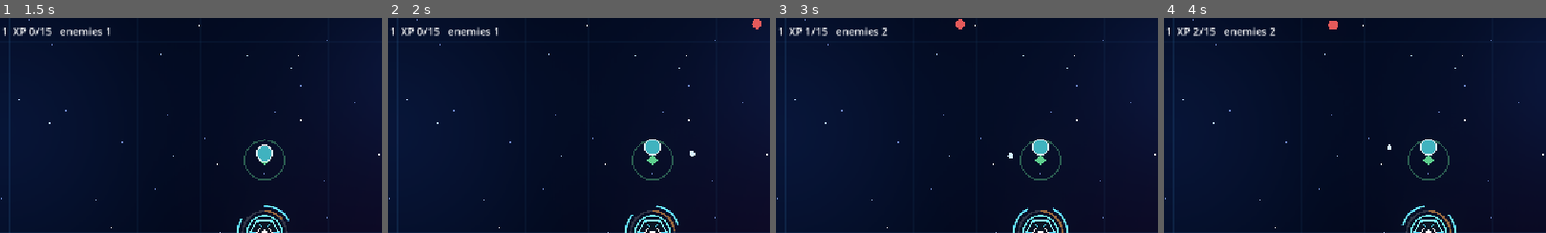
Above: before the commit, frames 1-4 (left to right).
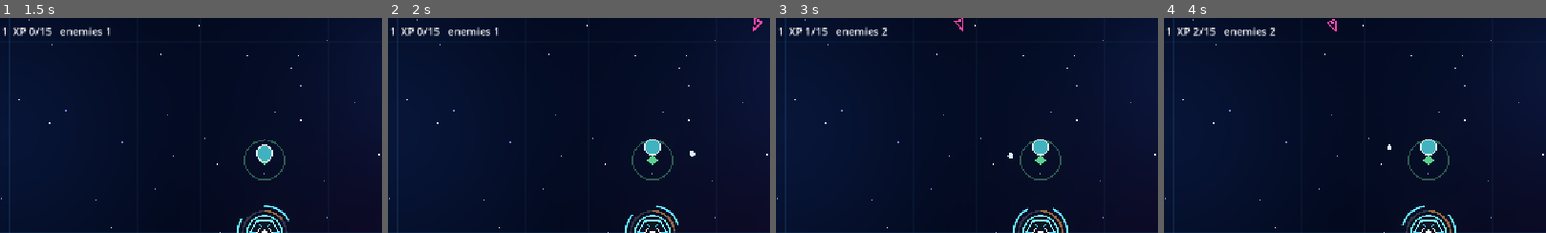
Above: after the commit, the same moments.

Repository: tapiokdev/squadron-concept-game
Game: Godot game, scene res://main.tscn
Same seed, same stepped clock (60 frames per second), same inputs: the game is played once before the commit and once after it.
Inputs (mouse positions are % of the whole screen's width and height, from its top left):
- Up to frame 1 (1.5 s): tap Enter at 0.5 s; move the mouse to (72, 45) at 0.52 s; click (72, 45) at 0.67 s; drag from (30, 55) to (45, 70) at 1.27 s
- Up to frame 2 (2 s): no input
- Up to frame 3 (3 s): move the mouse to (60, 28) at 2.02 s; click (60, 28) at 2.17 s; tap Space at 2.75 s; drag from (45, 70) to (20, 35) at 2.77 s
- Up to frame 4 (4 s): move the mouse to (80, 65) at 3.52 s; click (80, 65) at 3.67 s
The pictures show only the part of the screen within x 15-65%, y 0-50%; the shares and areas given below are measured in that part.

Frame 1 is identical in both runs. In frame 2, 0.1% of the frame differs, in the area x 95-98%, y 0-7%; in frame 3, 0.1%; in frame 4, 0.1%.

Commit message:
Give each enemy type its own neon silhouette
Phase 6 chunk 4. Enemies were tinted circles; now shape carries the type
and colour only reinforces it, which is what makes a 130-ship swarm
readable. Swarmers are darts, rushers swept chevrons, brutes armoured
hexagons, the broodmother a slow-turning carrier star. Ships with a nose
point along their heading, so a wall of incoming reads as a wall of
incoming.

Both bits of per-frame feedback avoid redraws, because there can be 150
of these at once: facing is a transform write on an already-dirty
transform, and the hit flash is a `modulate` multiply the renderer
applies for free. Hull geometry is built once per EnemyDef and shared
across the pool, since pooled enemies reconfigure constantly. Warp-in
rings only fire for spawns inside the viewport — edge spawns arrive
off-screen, so that effect is only ever paid for the broodmother's brood.

Adds Palette.neon(), which normalises to a peak instead of multiplying
flat. A flat multiply clips channels one at a time and shifts hue on the
way — amber arrived as yellow, costing the player the ability to tell a
rusher from a broodmother at a glance.

Verified 133 concurrent enemies at 144 fps, well inside the web budget.

Co-Authored-By: Claude Opus 5 <noreply@anthropic.com>

Diff:
--- a/data/enemies/broodmother.tres
+++ b/data/enemies/broodmother.tres
@@ -12,7 +12,8 @@
 radius = 24.0
 contact_damage = 25.0
 xp_value = 40
-color = Color(0.35, 0.75, 0.35, 1)
+silhouette = 3
+color = Color(0.32, 1, 0.28, 1)
 spawned_def = ExtResource("2")
 spawn_interval = 4.0
 spawn_count = 3
--- a/data/enemies/brute.tres
+++ b/data/enemies/brute.tres
@@ -11,4 +11,5 @@
 radius = 16.0
 contact_damage = 20.0
 xp_value = 8
-color = Color(0.55, 0.2, 0.6, 1)
+silhouette = 2
+color = Color(0.62, 0.3, 1, 1)
--- a/data/enemies/rusher.tres
+++ b/data/enemies/rusher.tres
@@ -11,4 +11,5 @@
 radius = 7.0
 contact_damage = 8.0
 xp_value = 2
-color = Color(0.95, 0.75, 0.2, 1)
+silhouette = 1
+color = Color(1, 0.62, 0.12, 1)
--- a/data/enemies/swarmer.tres
+++ b/data/enemies/swarmer.tres
@@ -11,4 +11,5 @@
 radius = 7.0
 contact_damage = 4.0
 xp_value = 1
-color = Color(0.9, 0.35, 0.35, 1)
+silhouette = 0
+color = Color(1, 0.22, 0.55, 1)
--- a/scripts/enemies/enemy.gd
+++ b/scripts/enemies/enemy.gd
@@ -9,6 +9,18 @@
 
 const ENEMY_COLLISION_LAYER := 2
 
+## Hit flash is a `modulate` multiply rather than a redraw, so 150 of
+## these can be taking fire at once for free.
+const HIT_FLASH := Color(2.8, 2.8, 2.8)
+const FLASH_FADE := 11.0
+## Carriers ignore their heading and turn slowly on the spot instead.
+const CARRIER_SPIN := 0.45
+
+## Hull points are the same for every instance of a type, and pooled
+## enemies reconfigure constantly, so the geometry is built once per
+## EnemyDef and shared.
+static var _hull_cache: Dictionary = {}
+
 var def: EnemyDef
 var hp: float = 0.0
 var target: Tower
@@ -19,6 +31,11 @@
 var _pool: EnemyPool
 var _hp_scale: float = 1.0
 var _spawn_cooldown: float = 0.0
+var _hull := PackedVector2Array()
+var _hull_loop := PackedVector2Array()
+var _core_at := Vector2.ZERO
+var _core_radius := 0.0
+var _spin := 0.0
 
 func _init() -> void:
 	collision_layer = ENEMY_COLLISION_LAYER
@@ -47,9 +64,54 @@
 	_shape.radius = def.radius
 	_active = true
 	visible = true
+	modulate = Color.WHITE
+	_spin = randf() * TAU
+	rotation = spawn_pos.direction_to(target.global_position).angle()
+	_load_hull()
 	set_process(true)
 	set_deferred("monitorable", true)
+	# Edge spawns arrive off-screen, so only pay for the warp-in where it
+	# will be seen — which is exactly the broodmother's brood.
+	if get_viewport_rect().has_point(spawn_pos):
+		FxLayer.ring(spawn_pos, def.color, def.radius * 2.6, def.radius * 0.6, 0.28, 2.0)
 	queue_redraw()
+
+func _load_hull() -> void:
+	var cached: Dictionary = _hull_cache.get(def, {})
+	if cached.is_empty():
+		cached = _build_hull(def)
+		_hull_cache[def] = cached
+	_hull = cached.hull
+	_hull_loop = cached.loop
+	_core_at = cached.core_at
+	_core_radius = cached.core_radius
+
+static func _build_hull(from_def: EnemyDef) -> Dictionary:
+	var r := from_def.radius
+	var points := PackedVector2Array()
+	# Engine glow sits at the tail of anything with a nose, and at the
+	# middle of the shapes that have no front.
+	var core_at := Vector2.ZERO
+	var core_radius := r * 0.3
+	match from_def.silhouette:
+		EnemyDef.Silhouette.DART:
+			points = Shapes.dart(r * 1.5, r * 0.85)
+			core_at = Vector2(-r * 0.6, 0.0)
+			core_radius = r * 0.26
+		EnemyDef.Silhouette.CHEVRON:
+			points = Shapes.chevron(r * 2.0, r * 1.05)
+			core_at = Vector2(-r * 0.35, 0.0)
+			core_radius = r * 0.24
+		EnemyDef.Silhouette.HEX:
+			points = Shapes.ngon(r, 6)
+			core_radius = r * 0.34
+		EnemyDef.Silhouette.CARRIER:
+			points = Shapes.star(r * 1.2, r * 0.62, 5)
+			core_radius = r * 0.4
+	return {
+		"hull": points, "loop": Shapes.closed(points),
+		"core_at": core_at, "core_radius": core_radius,
+	}
 
 func deactivate() -> void:
 	_active = false
@@ -58,6 +120,11 @@
 	set_deferred("monitorable", false)
 
 func _process(delta: float) -> void:
+	_face(delta)
+	if modulate.r > 1.0:
+		modulate = modulate.lerp(Color.WHITE, minf(FLASH_FADE * delta, 1.0))
+		if modulate.r < 1.04:
+			modulate = Color.WHITE
 	_attack_cooldown = maxf(_attack_cooldown - delta, 0.0)
 	var reach := def.radius + target.radius
 	if global_position.distance_to(target.global_position) <= reach:
@@ -83,10 +150,21 @@
 				var offset := Vector2.from_angle(randf() * TAU) * (def.radius + 14.0)
 				_pool.try_spawn(def.spawned_def, global_position + offset, target, _hp_scale)
 
+## Rotation is a transform write, not a redraw, so turning every enemy
+## every frame is nearly free — the transform is already dirty from the
+## move. Carriers spin in place; everything else points where it's going.
+func _face(delta: float) -> void:
+	if def.behavior == EnemyDef.Behavior.SPAWNER:
+		_spin += delta * CARRIER_SPIN
+		rotation = _spin
+	else:
+		rotation = global_position.direction_to(target.global_position).angle()
+
 func take_damage(amount: float) -> void:
 	if not _active:
 		return
 	hp -= amount
+	modulate = HIT_FLASH
 	if hp <= 0.0:
 		die()
 
@@ -102,7 +180,11 @@
 		FxLayer.ring(global_position, def.color, def.radius * 0.6, def.radius * 2.8, 0.3, 3.0)
 	died.emit(self)
 
+## Drawn once per spawn — the hull never changes, and both the facing and
+## the hit flash are transform/modulate writes that need no redraw.
 func _draw() -> void:
-	# Placeholder visual until the art pass: a flat circle from the def.
-	if def:
-		draw_circle(Vector2.ZERO, def.radius, def.color)
+	if def == null:
+		return
+	draw_colored_polygon(_hull, Palette.HULL)
+	draw_polyline(_hull_loop, Palette.neon(def.color, 1.2), 1.8)
+	draw_circle(_core_at, _core_radius, Palette.neon(def.color, 1.7))
--- a/scripts/enemies/enemy_def.gd
+++ b/scripts/enemies/enemy_def.gd
@@ -9,6 +9,12 @@
 ## optional Popper can reuse the same fields later.
 enum Behavior { WALKER, SPAWNER }
 
+## Hull outline. Shape carries an enemy's role faster than colour does,
+## especially in a dense swarm where everything overlaps, so each type
+## gets its own silhouette instead of a tinted circle. DART and CHEVRON
+## point along their heading; HEX and CARRIER read the same at any angle.
+enum Silhouette { DART, CHEVRON, HEX, CARRIER }
+
 @export var display_name: String = ""
 @export var behavior: Behavior = Behavior.WALKER
 @export var max_hp: float = 10.0
@@ -17,6 +23,7 @@
 @export var contact_damage: float = 5.0
 @export var attack_interval: float = 0.8
 @export var xp_value: int = 1
+@export var silhouette: Silhouette = Silhouette.DART
 @export var color: Color = Color.WHITE
 
 @export_group("Spawner behaviour")
--- a/scripts/fx/palette.gd
+++ b/scripts/fx/palette.gd
@@ -43,8 +43,25 @@
 
 ## Push a colour into HDR so the glow pass picks it up. Roughly: 1.0 sits
 ## at the bloom threshold, 2 is a bright filament, 4+ blows out to white.
+## Use where blowing out is the point — reactor cores, impact flashes,
+## sparks that should read as white-hot before they cool.
 static func hot(color: Color, gain: float = 2.0) -> Color:
 	return Color(color.r * gain, color.g * gain, color.b * gain, color.a)
+
+## Brightest channel lands exactly on `gain`, so the hue survives.
+##
+## A flat multiply clips channels one at a time and shifts the hue on the
+## way: amber (1.0, 0.62, 0.12) at gain 1.8 clips red first and arrives as
+## yellow, which costs the player the ability to tell a rusher from a
+## broodmother at a glance. Scaling to a known peak keeps the ratios, so
+## a gain just over 1.0 still blooms while staying the right colour. Use
+## this for anything whose colour carries meaning.
+static func neon(color: Color, gain: float = 1.2) -> Color:
+	var peak := maxf(color.r, maxf(color.g, color.b))
+	if peak <= 0.0:
+		return color
+	var scale := gain / peak
+	return Color(color.r * scale, color.g * scale, color.b * scale, color.a)
 
 ## Same colour at a different opacity — scales the existing alpha rather
 ## than replacing it, so a colour's designed transparency is preserved.
